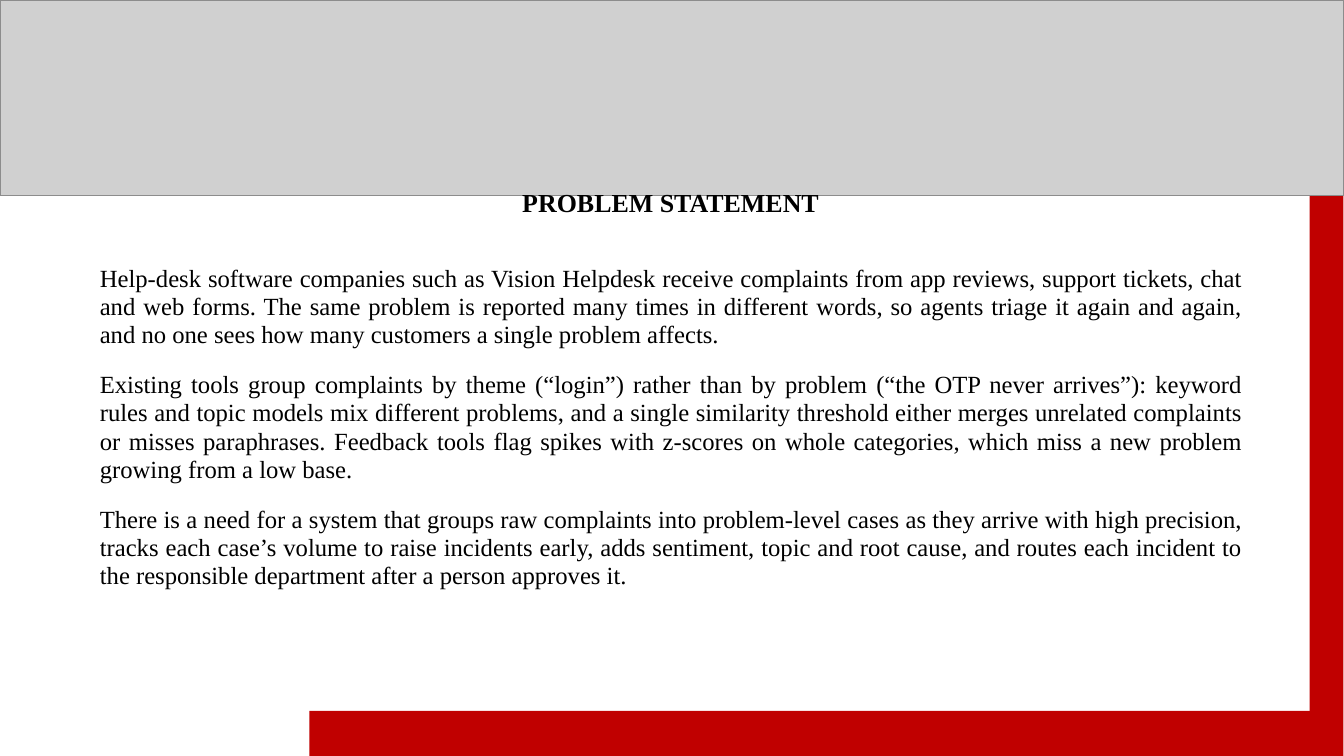
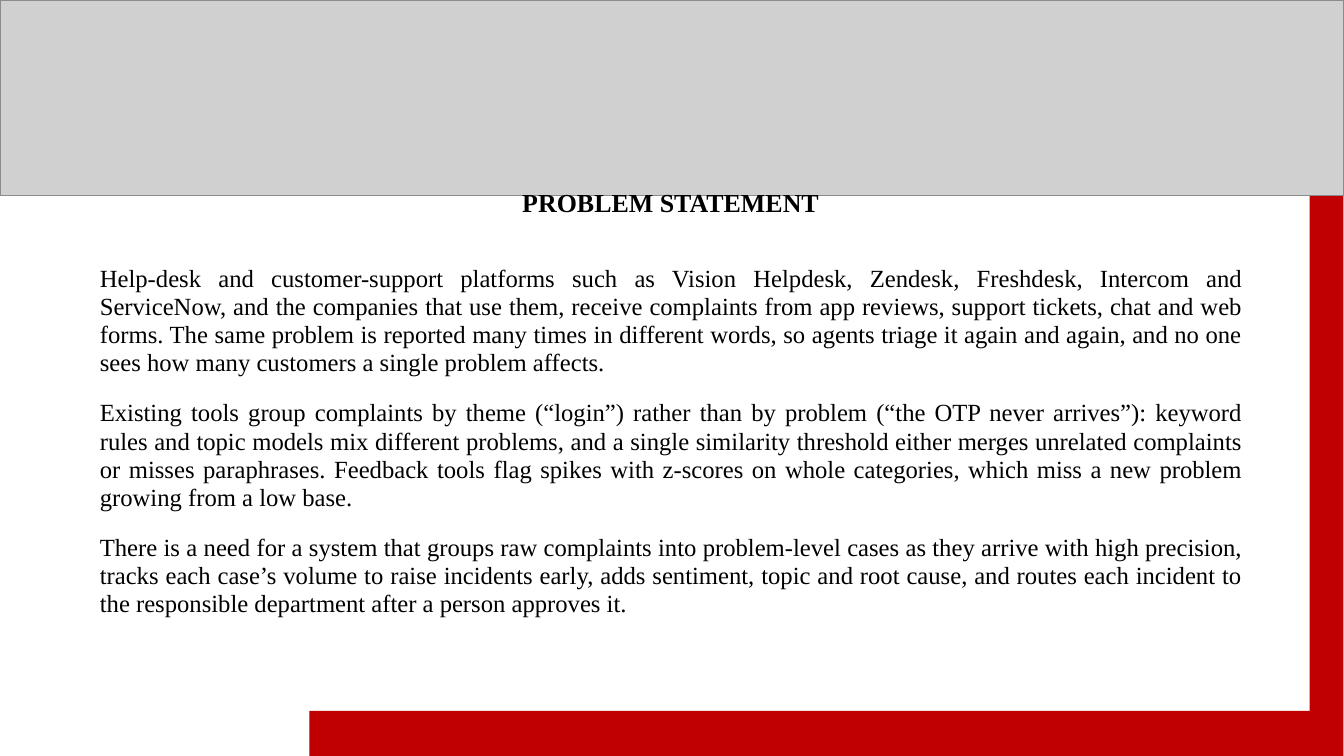
Before and after one commit to sanyyyyoo/InsightDesk, a slide deck: slide 3 of reports/ppt/InsightDesk_final.pptx. Drawn at 1344x756 pixels with LibreOffice and Linux fonts; fonts in the diff are those of the drawing; grey boxes stand for pictures. Boxes give left, top, right and bottom in pixels: in the first picture for what was removed or moved away, otherwise in the second. Text is boxed around its words. In the diff, an @@ line names an element or a change of style, - is before the commit and + after.

```diff
--- a/reports/ppt/InsightDesk_final.pptx
+++ b/reports/ppt/InsightDesk_final.pptx
@@ text at <box>100,269,1242,376</box>: text changed @@
-Help-desk software companies such as Vision Helpdesk receive complaints from app reviews, support tickets, chat and web forms. The same problem is reported many times in different words, so agents triage it again and again, and no one sees how many customers a single problem affects.
+Help-desk and customer-support platforms such as Vision Helpdesk, Zendesk, Freshdesk, Intercom and ServiceNow, and the companies that use them, receive complaints from app reviews, support tickets, chat and web forms. The same problem is reported many times in different words, so agents triage it again and again, and no one sees how many customers a single problem affects.
```
Also in this commit, not shown: 2 other slides changed, 1 other file.
